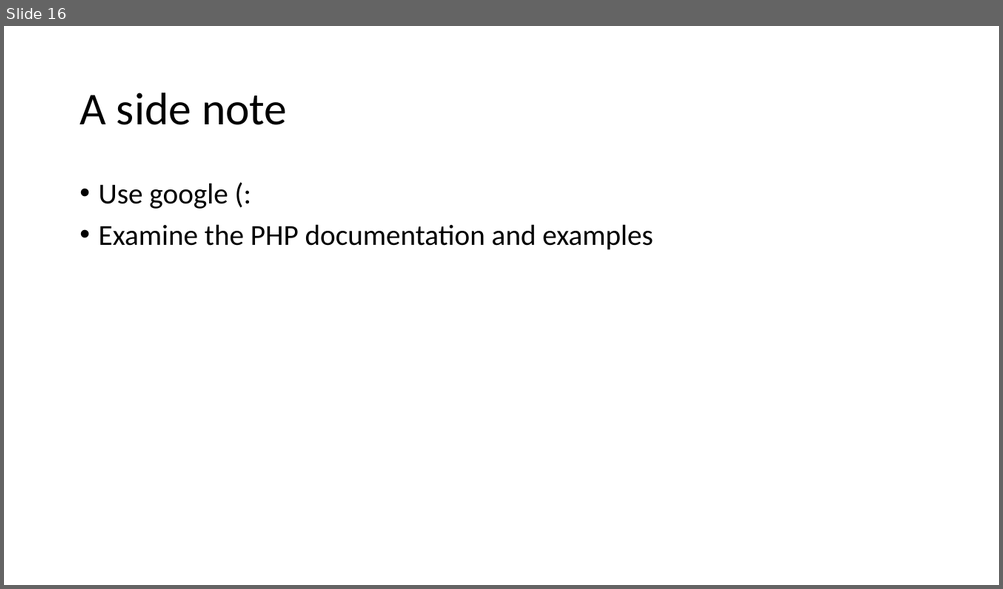
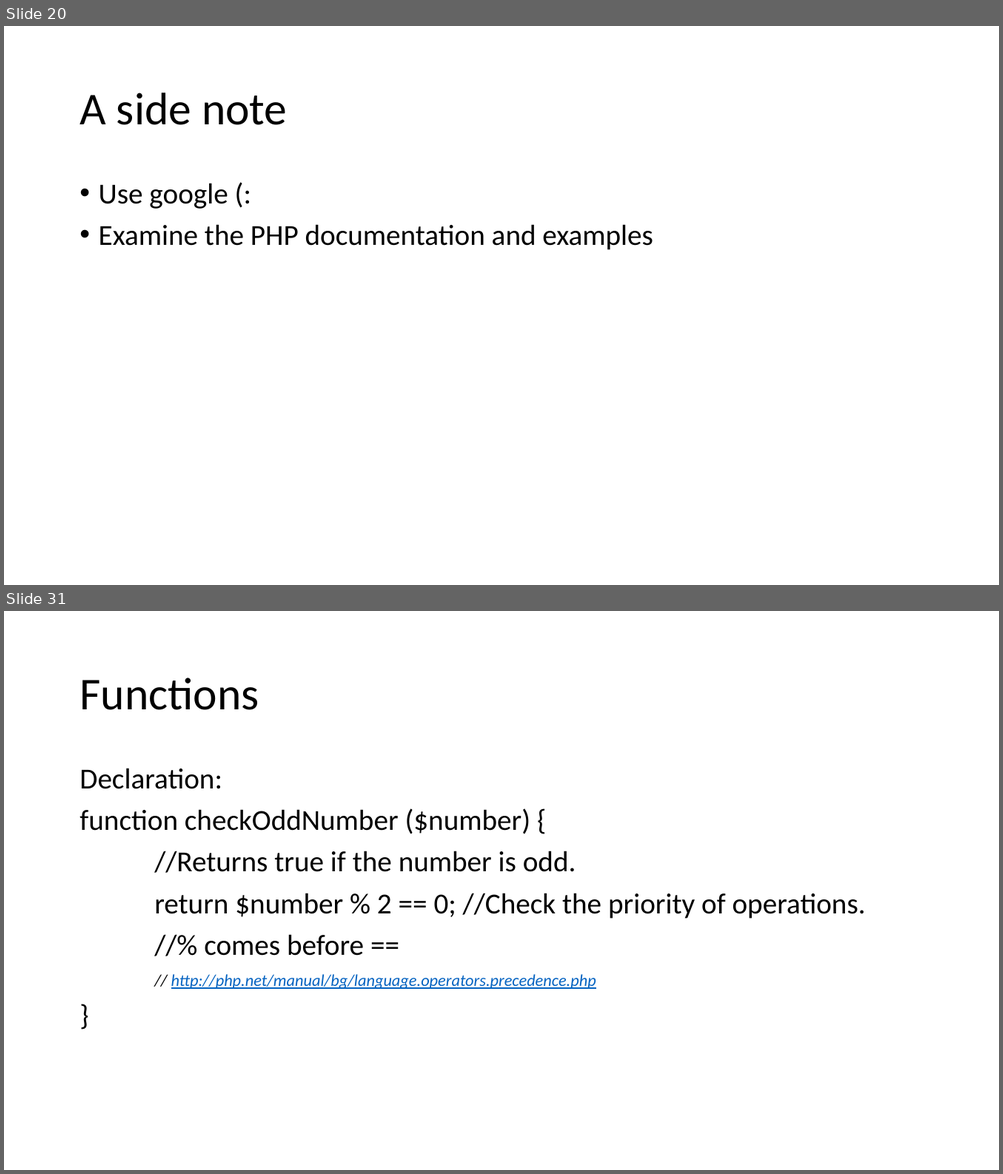
Before and after one commit to saorsa/php-course-excercises, a slide deck: Presentations/PHP Course.pptx. Shown one above the other, each under a label of ours: slide 16 before the commit, slides 20 and 31 after it; the slides between them are not shown. The pictures are 1003x589 and 1003x1174 pixels, drawn with LibreOffice and Linux fonts; fonts in the diff are those of the drawing. Boxes give left, top, right and bottom in pixels: in the first picture for what was removed or moved away, otherwise in the second. Text is boxed around its words. In the diff, an @@ line names an element or a change of style, - is before the commit and + after.

Commit message:
Added classes demos and text to the presentation.

```diff
--- a/Presentations/PHP Course.pptx
+++ b/Presentations/PHP Course.pptx
@@ slide 31 added at [4, 611, 999, 1170], background #FFFFFF @@
@@ title added at [79, 678, 259, 710], 44 pt, text #000000 @@
+Functions
@@ text added at [79, 768, 865, 989], 28 pt, text #000000 @@
+Declaration:
+function checkOddNumber ($number) {
+//Returns true if the number is odd.
+return $number % 2 == 0; //Check the priority of operations.
+//% comes before ==
+// http://php.net/manual/bg/language.operators.precedence.php
+}
@@ what was slide 16 is now slide 20 @@
```
Also in this commit, not shown: 5 slides changed, 28 other slides added, 3 other files.
